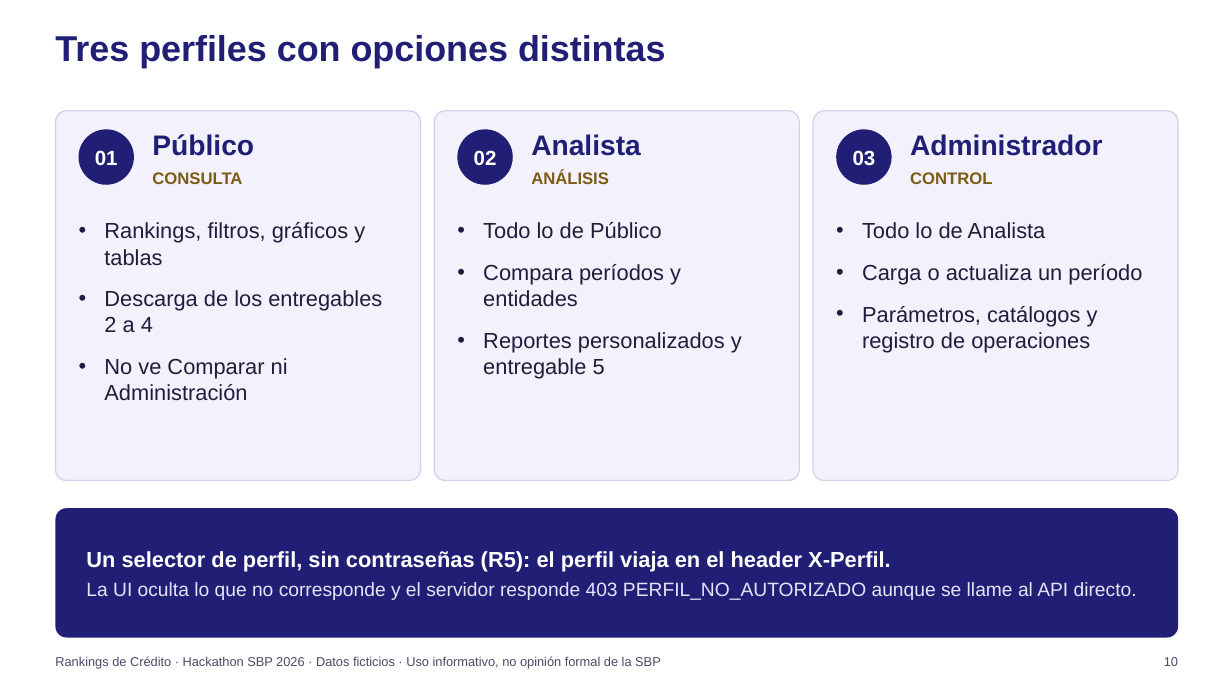
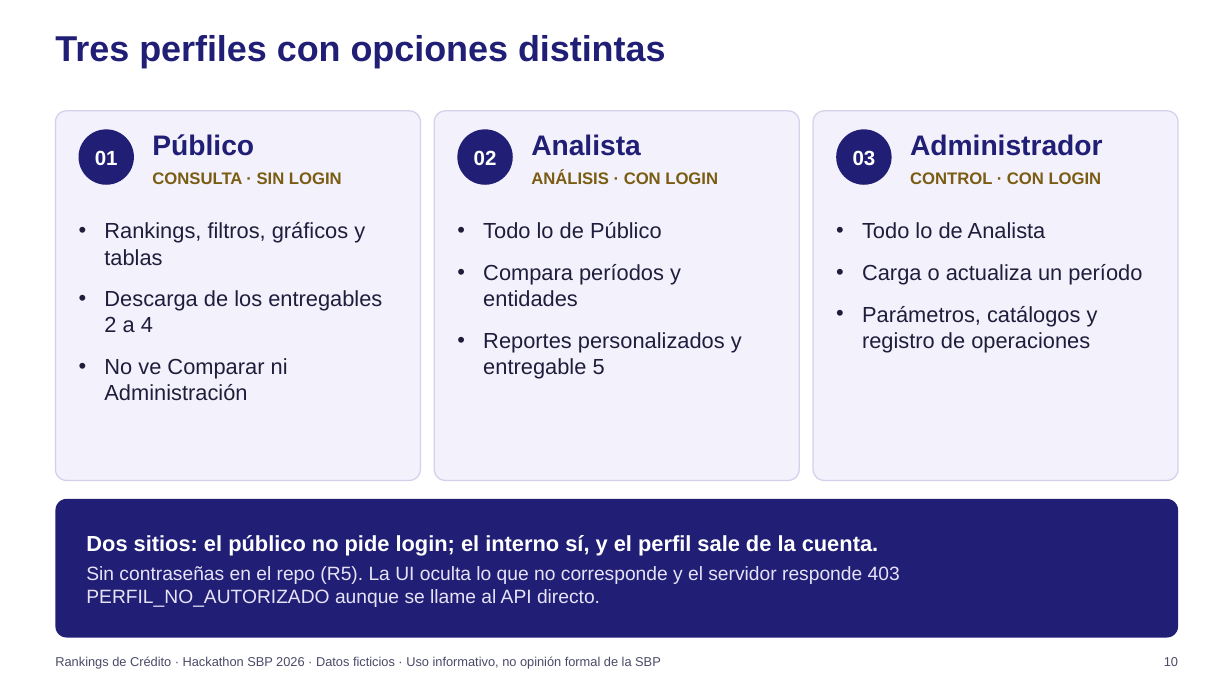
Before and after one commit to JuanKsPty/hackathon-sbp, a slide deck: slide 10 of presentacion/deck.pptx. Drawn at 1232x693 pixels with LibreOffice and Linux fonts; fonts in the diff are those of the drawing; background and template pictures are left out. Boxes give left, top, right and bottom in pixels: in the first picture for what was removed or moved away, otherwise in the second. Text is boxed around its words. In the diff, an @@ line names an element or a change of style, - is before the commit and + after.

```diff
--- a/presentacion/deck.pptx
+++ b/presentacion/deck.pptx
@@ text at <box>152,172,342,184</box>: text changed @@
-CONSULTA
+CONSULTA · SIN LOGIN
@@ text at <box>531,171,718,184</box>: text changed @@
-ANÁLISIS
+ANÁLISIS · CON LOGIN
@@ text at <box>910,172,1102,184</box>: text changed @@
-CONTROL
+CONTROL · CON LOGIN
@@ rounded rectangle "Dos sitios: el público no ...": place and size @@
-rounded rectangle "Dos sitios: el público no ..." at <box>55,508,1178,638</box>
+rounded rectangle "Dos sitios: el público no ..." at <box>55,499,1178,638</box>
@@ rounded rectangle "Dos sitios: el público no ..." at <box>55,499,1178,638</box>: proportions changed @@
@@ text in rounded rectangle at <box>86,535,900,607</box>: text changed @@
-Un selector de perfil, sin contraseñas (R5): el perfil viaja en el header X-Perfil.
-La UI oculta lo que no corresponde y el servidor responde 403 PERFIL_NO_AUTORIZADO aunque se llame al API directo.
+Dos sitios: el público no pide login; el interno sí, y el perfil sale de la cuenta.
+Sin contraseñas en el repo (R5). La UI oculta lo que no corresponde y el servidor responde 403 PERFIL_NO_AUTORIZADO aunque se llame al API directo.
```
Also in this commit, not shown: 7 other slides changed, 1 other file.
